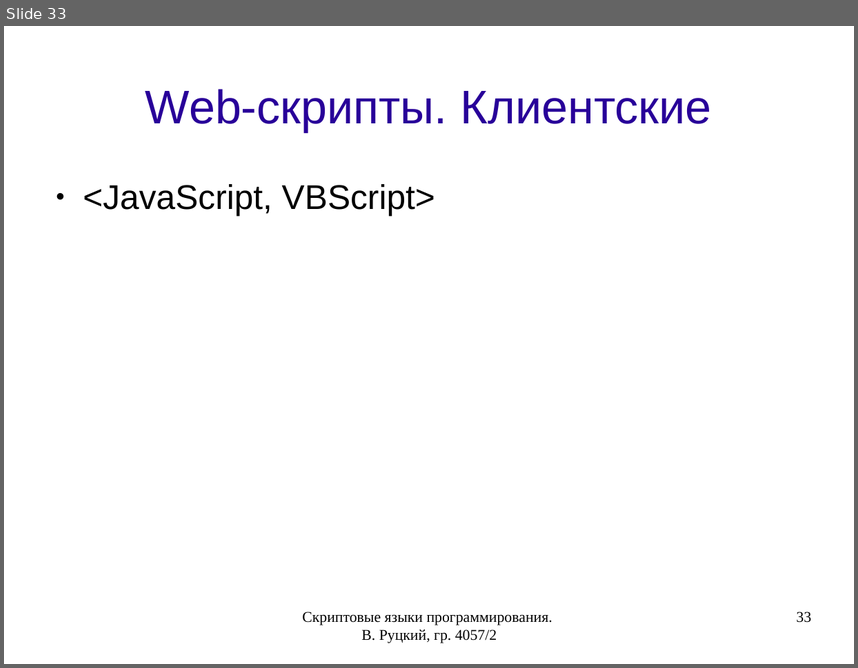
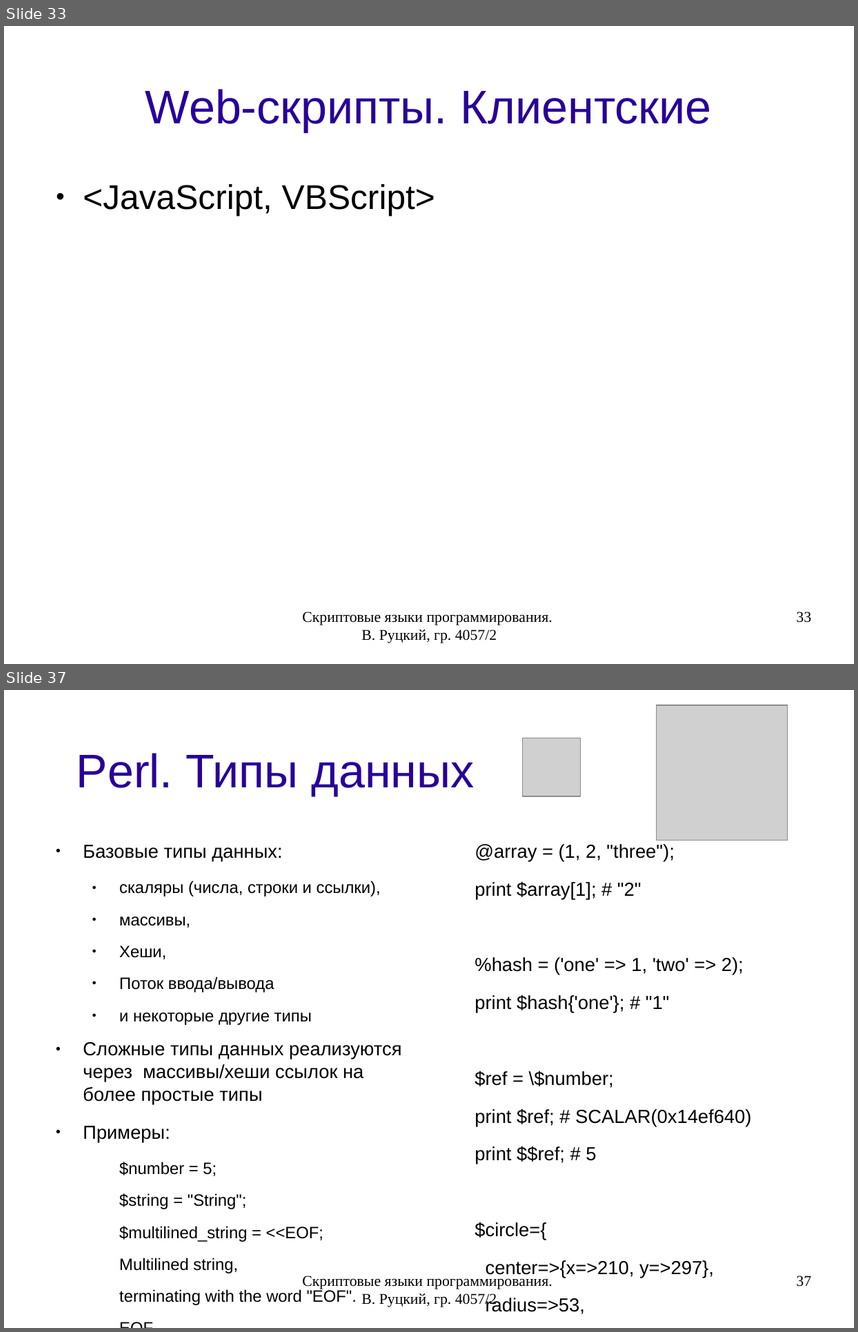
Before and after one commit to rutsky/semester07, a slide deck: Operation_systems/scripting_languages/40572_Rutsky_Scripting_languages.odp. Shown one above the other, each under a label of ours: slide 33 before the commit, slides 33 and 37 after it; the slides between them are not shown. The pictures are 858x668 and 858x1332 pixels, drawn with LibreOffice and Linux fonts; fonts in the diff are those of the drawing; grey boxes stand for pictures. Boxes give left, top, right and bottom in pixels: in the first picture for what was removed or moved away, otherwise in the second. Text is boxed around its words. In the diff, an @@ line names an element or a change of style, - is before the commit and + after.

```diff
--- a/Operation_systems/scripting_languages/40572_Rutsky_Scripting_languages.odp
+++ b/Operation_systems/scripting_languages/40572_Rutsky_Scripting_languages.odp
@@ slide 37 added at (x1=4, y1=690, x2=854, y2=1328), background #FFFFFF @@
@@ picture added at (x1=657, y1=705, x2=787, y2=840) @@
@@ picture added at (x1=523, y1=738, x2=581, y2=796) @@
@@ title added at (x1=76, y1=753, x2=474, y2=796), 44 pt, text #280099 @@
+Perl. Типы данных
@@ text added at (x1=83, y1=845, x2=401, y2=1305), 15.4 pt, text #000000 @@
+● Базовые типы данных:
+  ● скаляры (числа, строки и ссылки),
+  ● массивы,
+  ● Хеши,
+  ● Поток ввода/вывода
+  ● и некоторые другие типы
+● Сложные типы данных реализуются через массивы/хеши ссылок на более простые типы
+● Примеры:
+  $number = 5;
+  $string = "String";
+  $multilined_string = <<EOF;
+  Multilined string,
+  terminating with the word "EOF".
+  EOF
@@ text added at (x1=475, y1=844, x2=751, y2=1314), 17.6 pt, text #000000 @@
+@array = (1, 2, "three");
+print $array[1]; # "2"
+%hash = ('one' => 1, 'two' => 2);
+print $hash{'one'}; # "1"
+$ref = \$number;
+print $ref; # SCALAR(0x14ef640)
+print $$ref; # 5
+$circle={
+center=>{x=>210, y=>297},
+radius=>53,
+};
@@ text added at (x1=302, y1=1274, x2=553, y2=1307), 14 pt, text #000000 @@
+Скриптовые языки программирования. В. Руцкий, гр. 4057/2
@@ page number added at (x1=796, y1=1275, x2=811, y2=1286), 14 pt, text #000000 @@
+37
```
Also in this commit, not shown: 9 slides changed, 15 other slides added.
